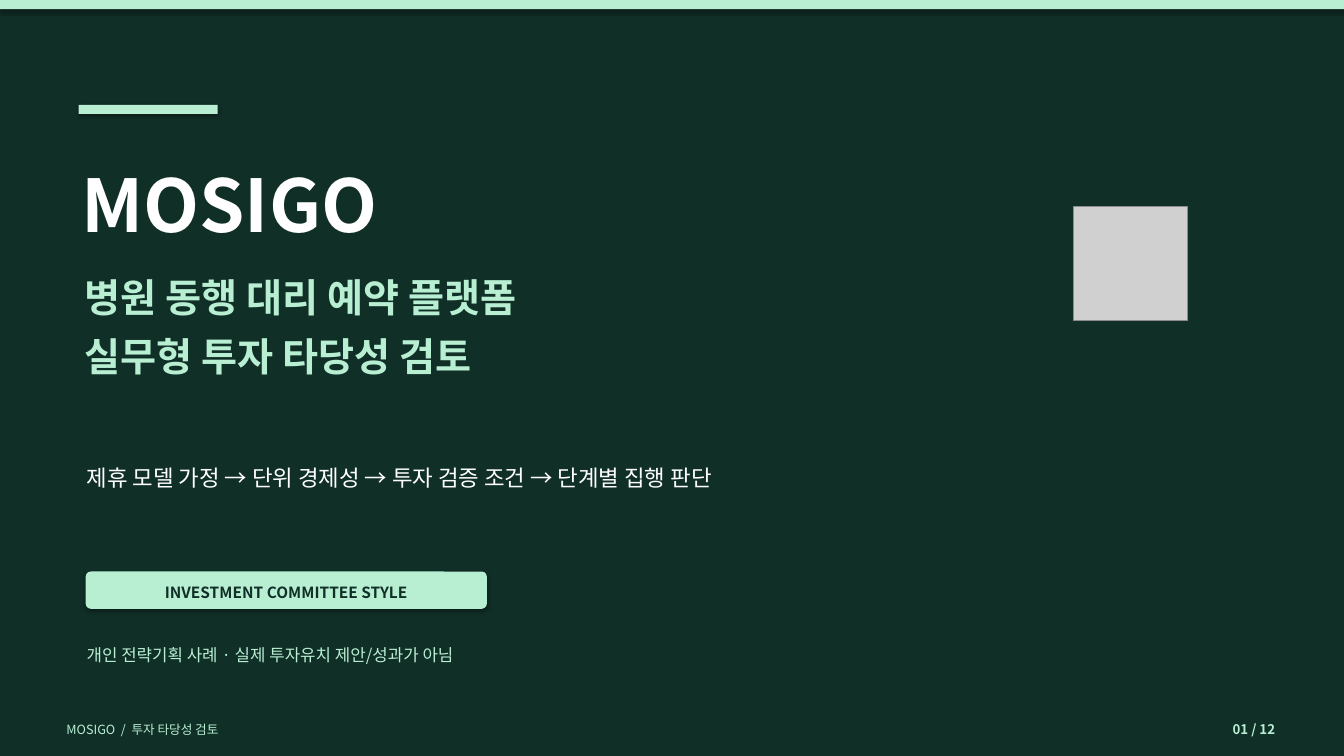
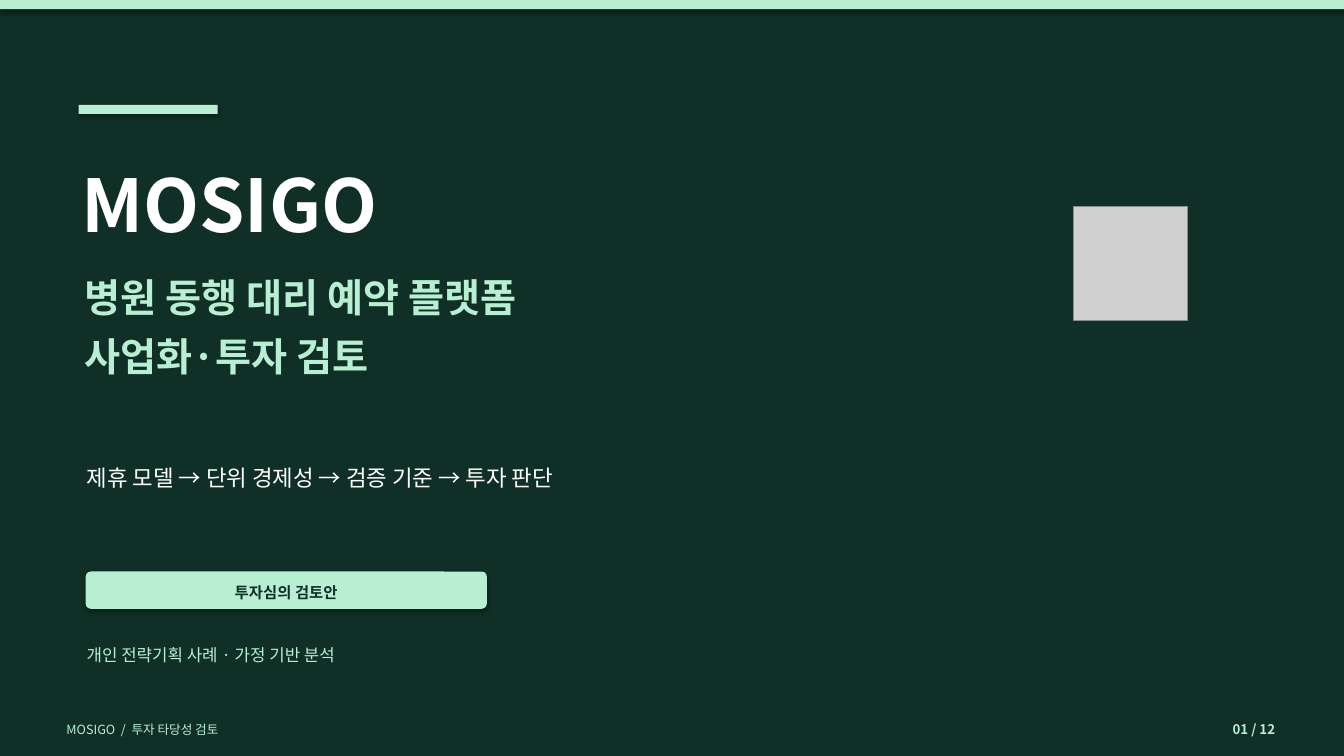
Before and after one commit to dohyunkimmm/mosigo-case-study, a slide deck: slide 1 of downloads/MOSIGO_IR_Investment_Review_12slides.pptx. Drawn at 1344x756 pixels with LibreOffice and Linux fonts; fonts in the diff are those of the drawing; grey boxes stand for pictures. Boxes give left, top, right and bottom in pixels: in the first picture for what was removed or moved away, otherwise in the second. Text is boxed around its words. In the diff, an @@ line names an element or a change of style, - is before the commit and + after.

```diff
--- a/downloads/MOSIGO_IR_Investment_Review_12slides.pptx
+++ b/downloads/MOSIGO_IR_Investment_Review_12slides.pptx
@@ text at bbox=[85, 338, 369, 375]: text changed @@
-실무형 투자 타당성 검토
+사업화·투자 검토
@@ text at bbox=[87, 467, 553, 488]: text changed @@
-제휴 모델 가정 → 단위 경제성 → 투자 검증 조건 → 단계별 집행 판단
+제휴 모델 → 단위 경제성 → 검증 기준 → 투자 판단
@@ text at bbox=[235, 585, 338, 600]: text changed @@
-INVESTMENT COMMITTEE STYLE
+투자심의 검토안
@@ text at bbox=[87, 647, 335, 663]: text changed @@
-개인 전략기획 사례 · 실제 투자유치 제안/성과가 아님
+개인 전략기획 사례 · 가정 기반 분석
```
Also in this commit, not shown: 11 other slides changed, 25 other files.
